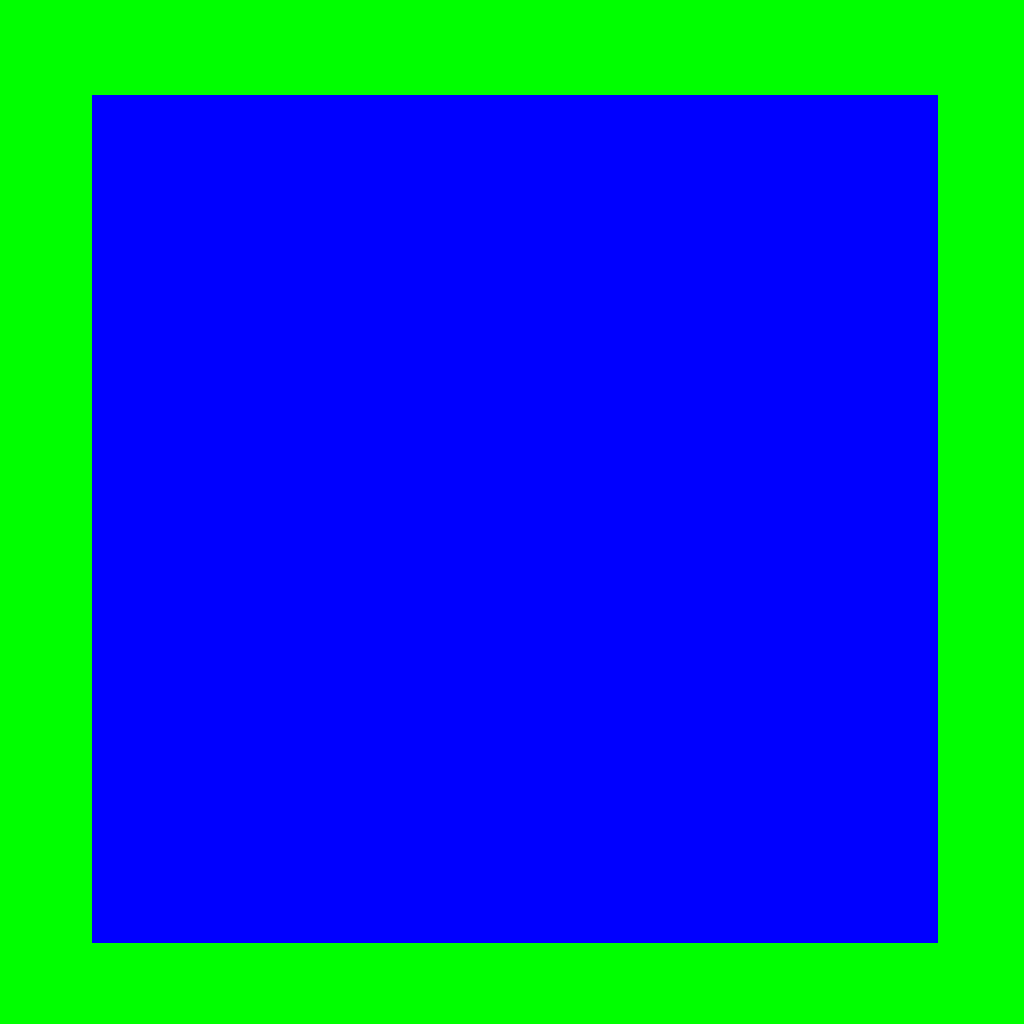
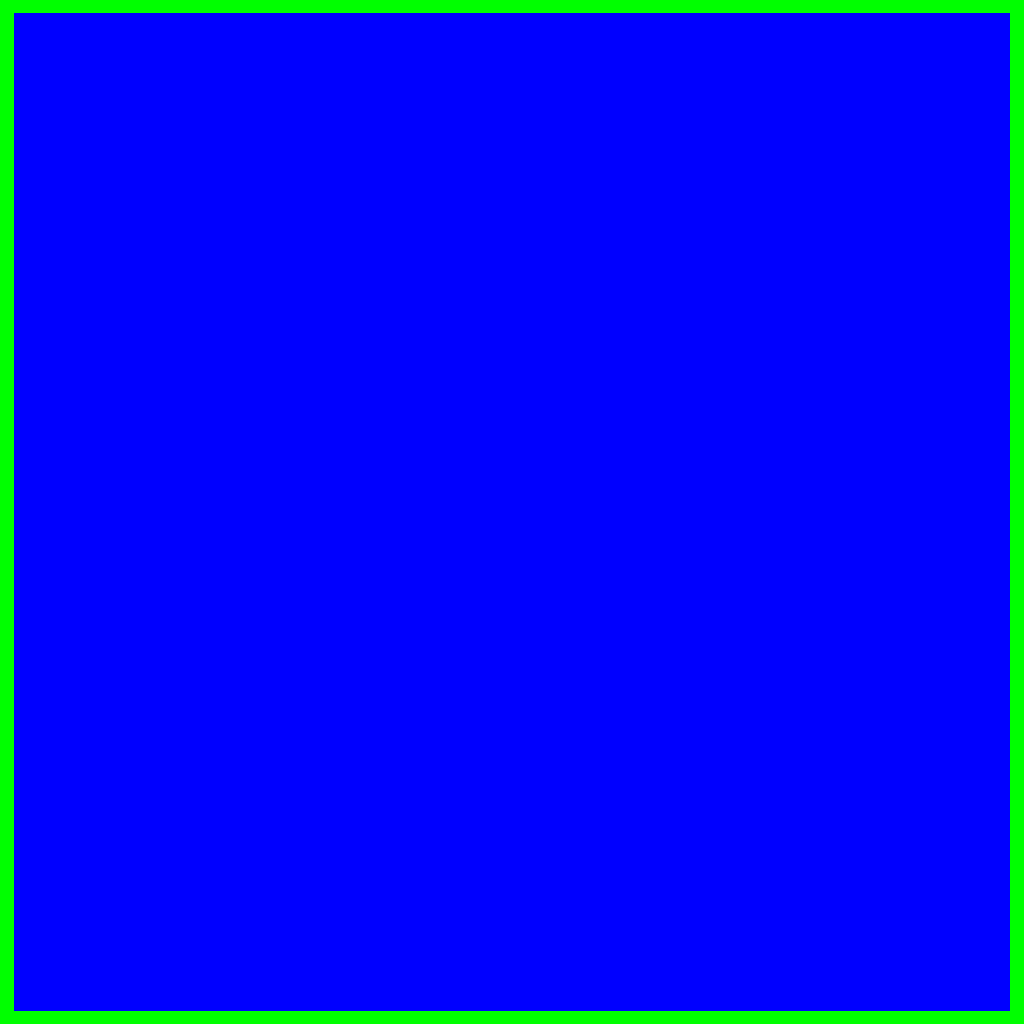
Layer changes from the first 1024×1024 image to the second:
added group "Group 2" with 5 layers above "Group 1" over [left=14, top=13, right=1010, bottom=1011]
added layer "Layer 14" in group "Group 2" over [left=765, top=13, right=1010, bottom=175]
added layer "Layer 13" in group "Group 2" over [left=14, top=849, right=259, bottom=1011]
added layer "Layer 12" in group "Group 2" over [left=765, top=849, right=1010, bottom=1011]
added layer "Layer 11" in group "Group 2" over [left=14, top=13, right=259, bottom=175]
added layer "Layer 2 copy" in group "Group 2" over [left=14, top=13, right=1010, bottom=1011]
moved "Layer 2" into group "Group 1", painted on it over [left=37, top=40, right=993, bottom=998]
